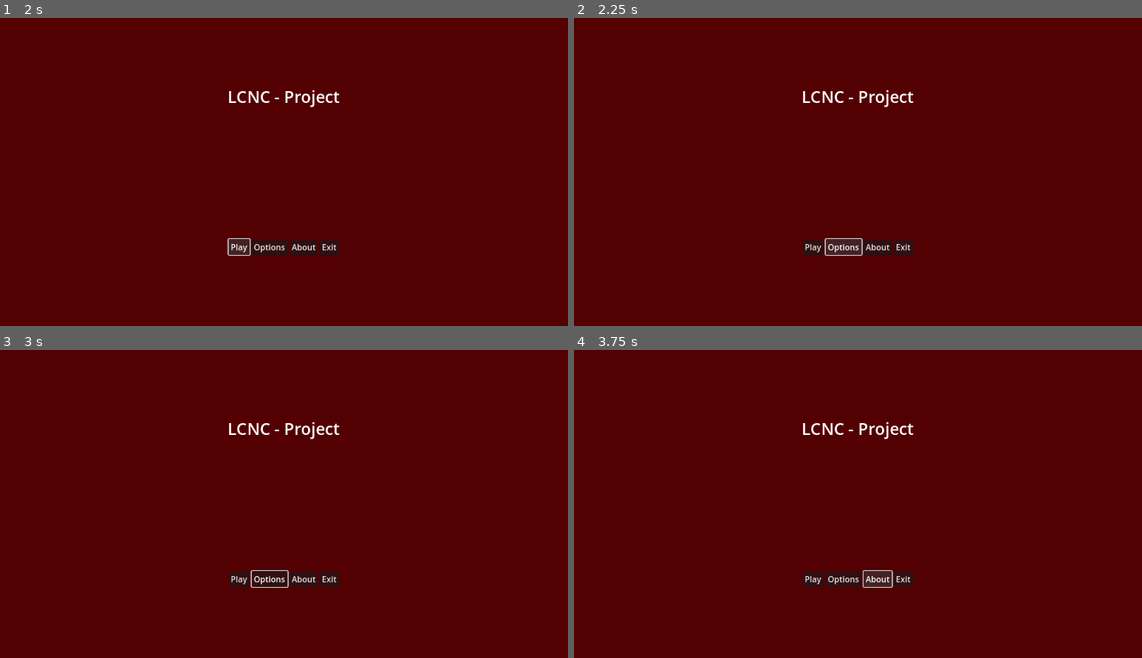
Above: before the commit, frames 1-4 (two rows, left to right).
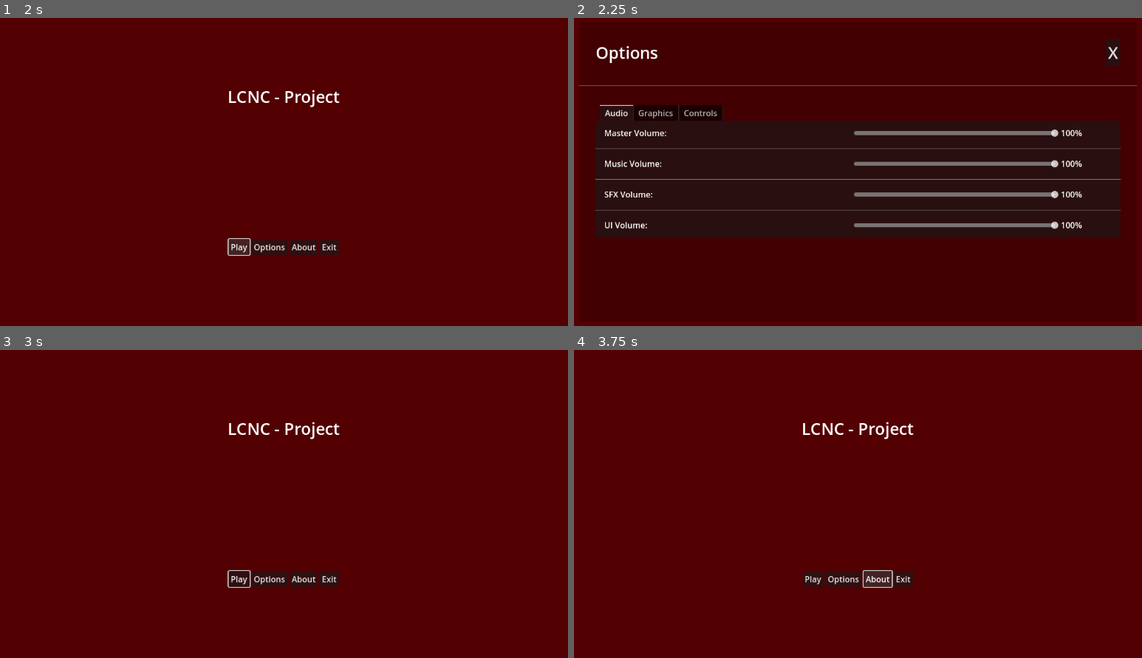
Above: after the commit, the same moments.

Repository: miklaskarjalainen/KioskKnockout
Game: Godot game, scene res://src/scenes/UI.tscn
Same seed, same stepped clock (60 frames per second), same inputs: the game is played once before the commit and once after it. Before the commit the project starts from res://src/scenes/titlescreen.tscn.
Inputs (mouse positions are in pixels of both pictures, inside the frame that each line leads up to):
- Up to frame 1 (2 s): click "Play" at 0.5 s; click "Play" at 1.25 s
- Up to frame 2 (2.25 s): click "Options" at 2 s
- Up to frame 3 (3 s): click (539, 383) at 2.75 s, where only the run after the commit has a clickable "X"
- Up to frame 4 (3.75 s): click "About" at 3.5 s

Frame 1 is identical in both runs. In frame 2, 38% of the frame differs, in the area x 0-100%, y 6-78%; in frame 3, 0.1%; in frame 4, nothing differs.

Commit message:
Update project.godot

Diff:
--- a/project.godot
+++ b/project.godot
@@ -11,15 +11,16 @@
 [application]
 
 config/name="LCNC-Project"
-run/main_scene="res://src/scenes/TitleScreen.tscn"
+run/main_scene="res://src/scenes/UI.tscn"
 config/features=PackedStringArray("4.3", "Forward Plus")
 config/icon="res://icon.svg"
 
 [autoload]
 
-Console="*res://src/singletons/Console.tscn"
 Debug="*res://src/singletons/Debug.tscn"
 Global="*res://src/singletons/Global.gd"
+Ui="*res://src/scenes/UI.tscn"
+Console="*res://src/singletons/Console.tscn"
 SettingsManager="*res://src/singletons/SettingsManager.gd"
 
 [editor_plugins]
